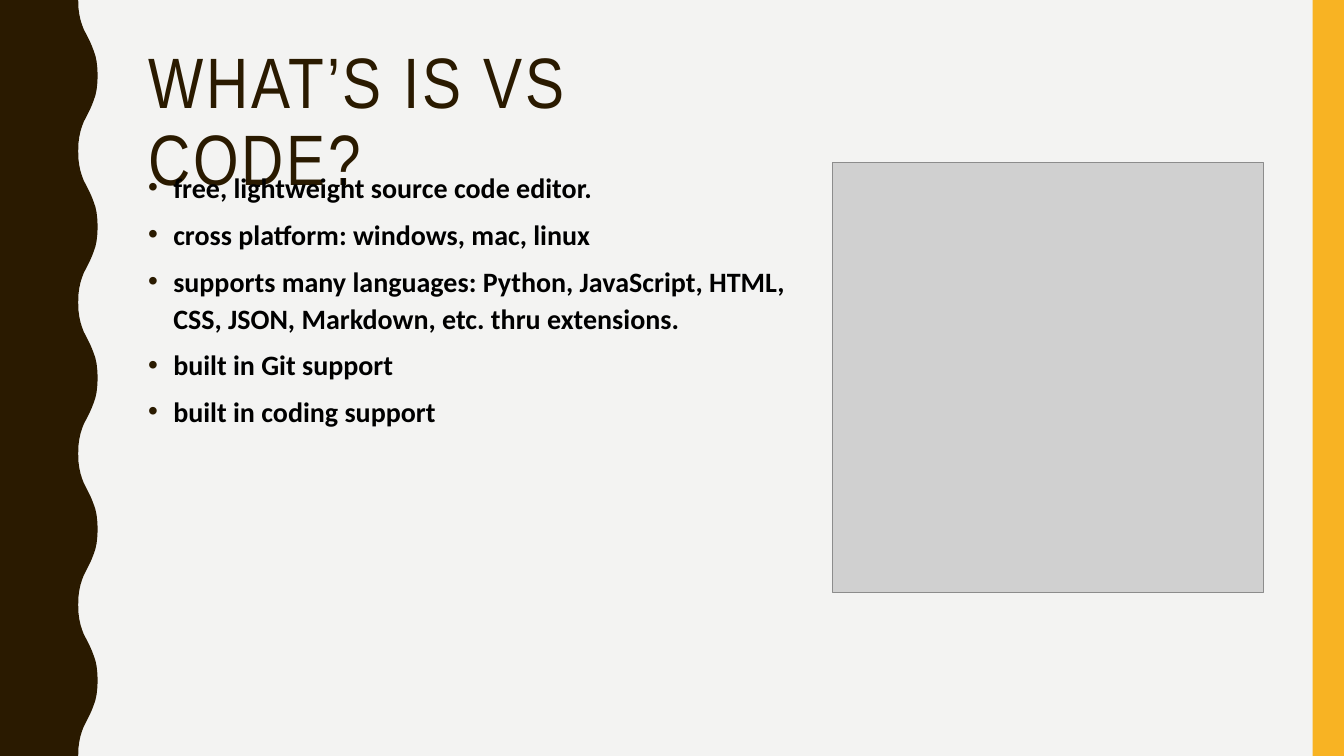
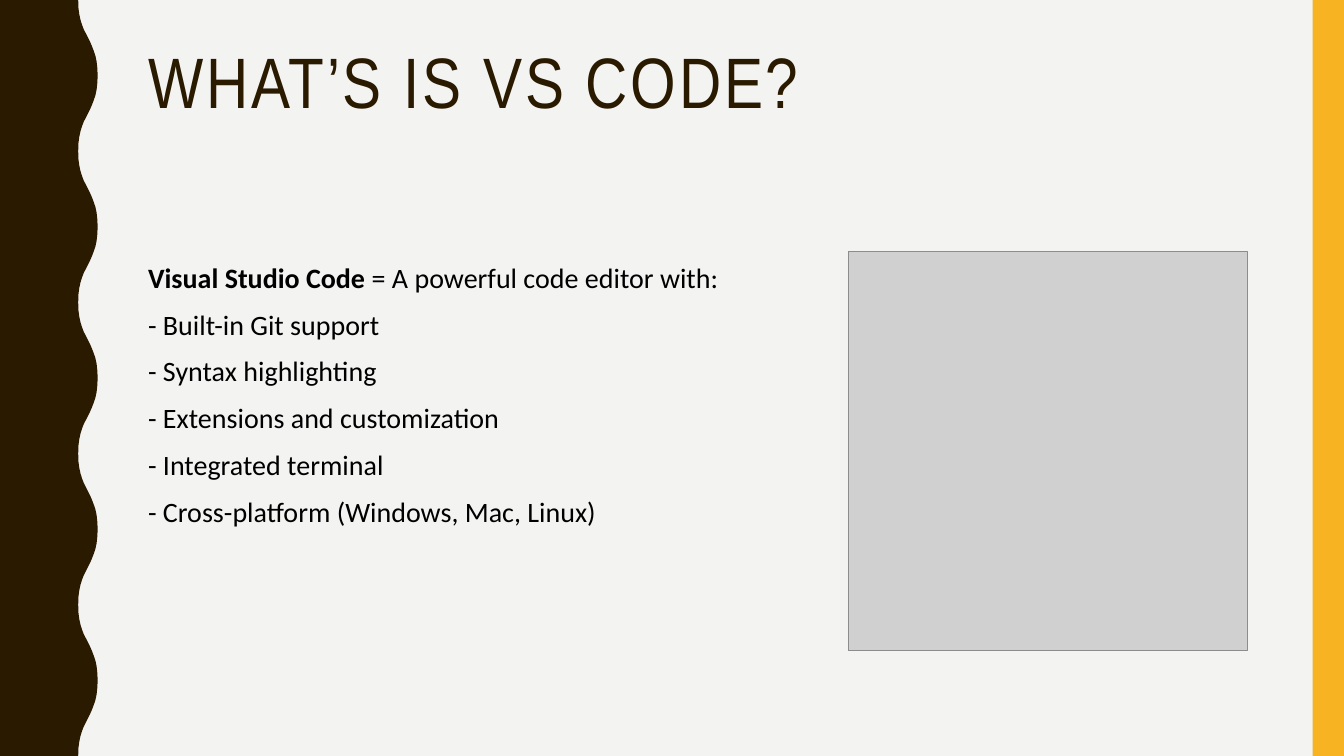
Before and after one commit to dianita956/git_vscode_wrkshp26, a slide deck: slide 3 of git_vscode_spring26_workshop.pptx (slide 8 before the commit). Drawn at 1344x756 pixels with LibreOffice and Linux fonts; fonts in the diff are those of the drawing; grey boxes stand for pictures. Boxes give left, top, right and bottom in pixels: in the first picture for what was removed or moved away, otherwise in the second. Text is boxed around its words. In the diff, an @@ line names an element or a change of style, - is before the commit and + after.

Commit message:
add presentation pptx to pdf

```diff
--- a/git_vscode_spring26_workshop.pptx
+++ b/git_vscode_spring26_workshop.pptx
@@ title "WHAT’S IS VS CODE?" rewrapped from (148, 58, 564, 199) to (148, 58, 799, 109) @@
@@ text removed at (173, 175, 785, 427) @@
-• free, lightweight source code editor.
-• cross platform: windows, mac, linux
-• supports many languages: Python, JavaScript, HTML, CSS, JSON, Markdown, etc. thru extensions.
-• built in Git support
-• built in coding support
@@ text added at (148, 268, 718, 527), 20 pt, text #000000 @@
+Visual Studio Code = A powerful code editor with:
+- Built-in Git support
+- Syntax highlighting
+- Extensions and customization
+- Integrated terminal
+- Cross-platform (Windows, Mac, Linux)
@@ picture: place and size @@
-picture at (833, 162, 1263, 593)
+picture at (849, 252, 1248, 651)
```
Also in this commit, not shown: 2 other slides changed, 17 slides added, 18 slides removed, 2 other files.
